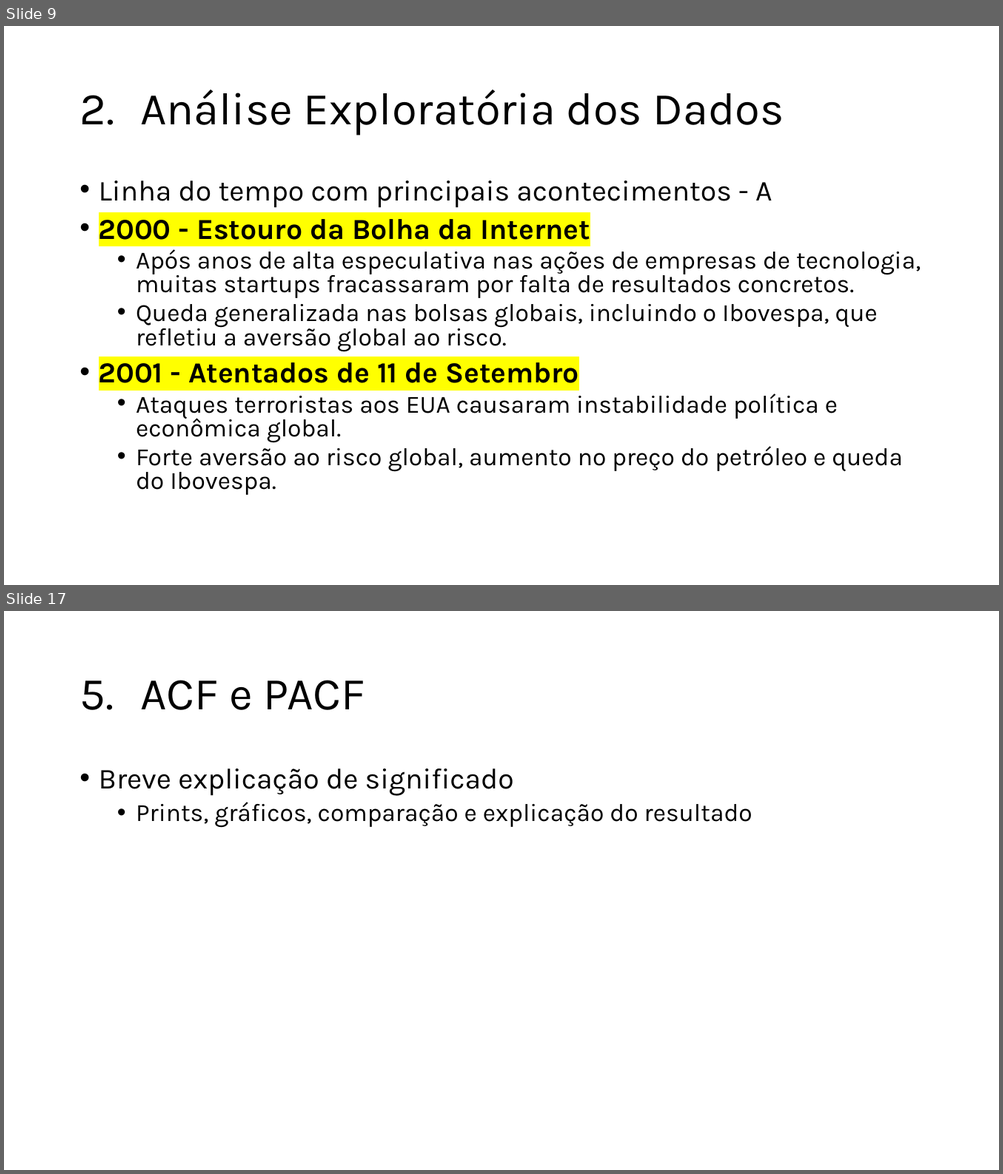
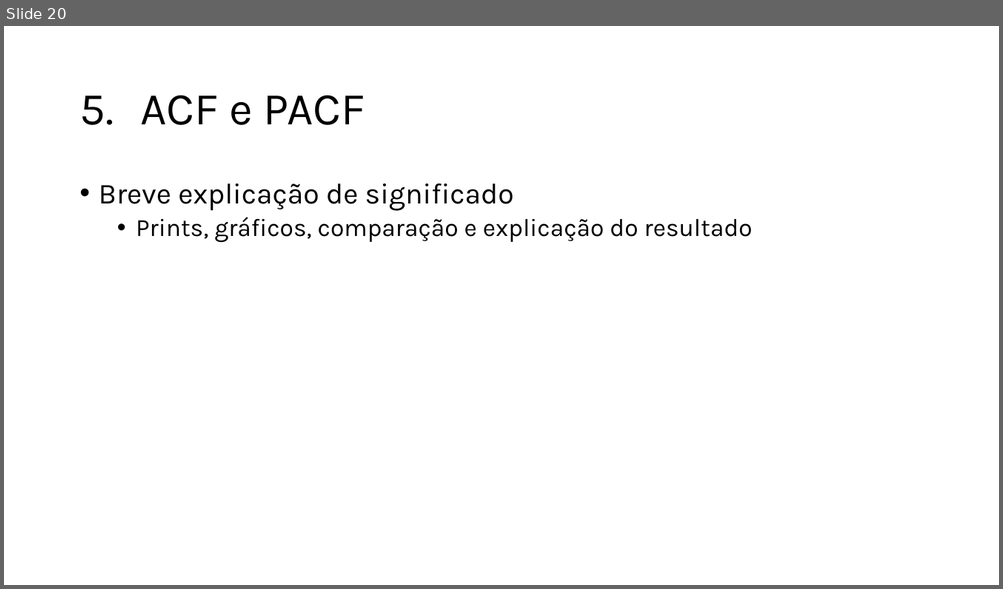
Before and after one commit to jdlmauricio/techalleg_fase_2, a slide deck: Tech Challenge 2.pptx. Shown one above the other, each under a label of ours: slides 9 and 17 before the commit, slide 20 after it; the slides between them are not shown. The pictures are 1003x1174 and 1003x589 pixels, drawn with LibreOffice and Linux fonts; fonts in the diff are those of the drawing; background and template pictures are left out. Boxes give left, top, right and bottom in pixels: in the first picture for what was removed or moved away, otherwise in the second. Text is boxed around its words. In the diff, an @@ line names an element or a change of style, - is before the commit and + after.

```diff
--- a/Tech Challenge 2.pptx
+++ b/Tech Challenge 2.pptx
@@ slide 9 removed at (4,26,999,585), background picture (left out) @@
@@ title removed at (140,90,784,136) @@
-2. Análise Exploratória dos Dados
@@ text removed at (99,181,920,495) @@
-• Linha do tempo com principais acontecimentos - A
-• 2000 - Estouro da Bolha da Internet
-  • Após anos de alta especulativa nas ações de empresas de tecnologia, muitas startups fracassaram por falta de resultados concretos.
-  • Queda generalizada nas bolsas globais, incluindo o Ibovespa, que refletiu a aversão global ao risco.
-• 2001 - Atentados de 11 de Setembro
-  • Ataques terroristas aos EUA causaram instabilidade política e econômica global.
-  • Forte aversão ao risco global, aumento no preço do petróleo e queda do Ibovespa.
@@ what was slide 17 is now slide 20 @@
```
Also in this commit, not shown: 5 slides changed, 14 slides added, 10 other slides removed.
